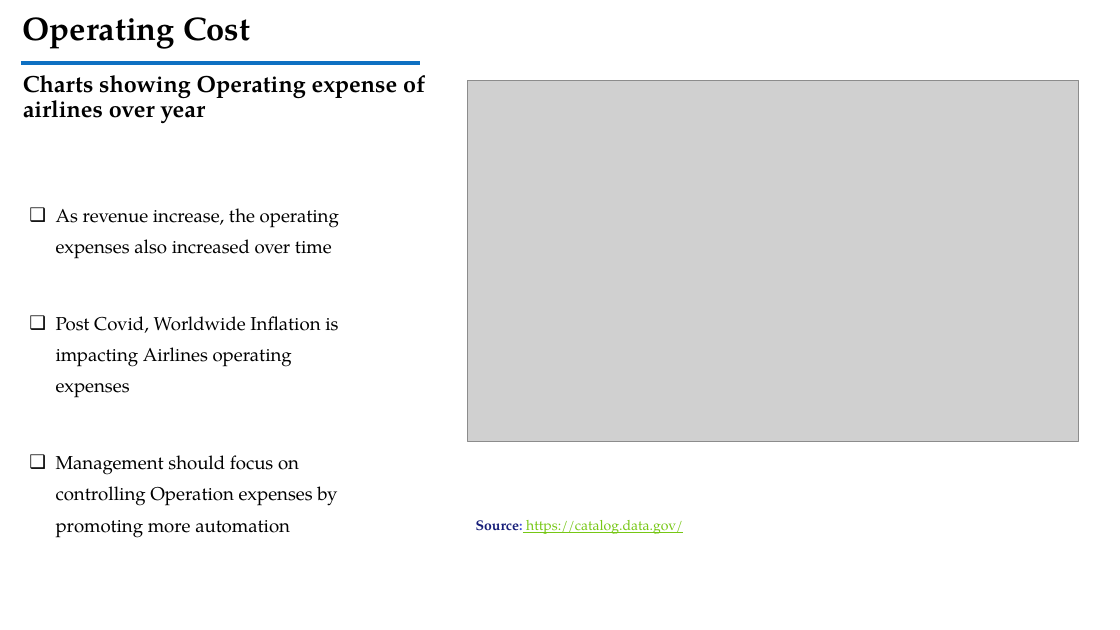
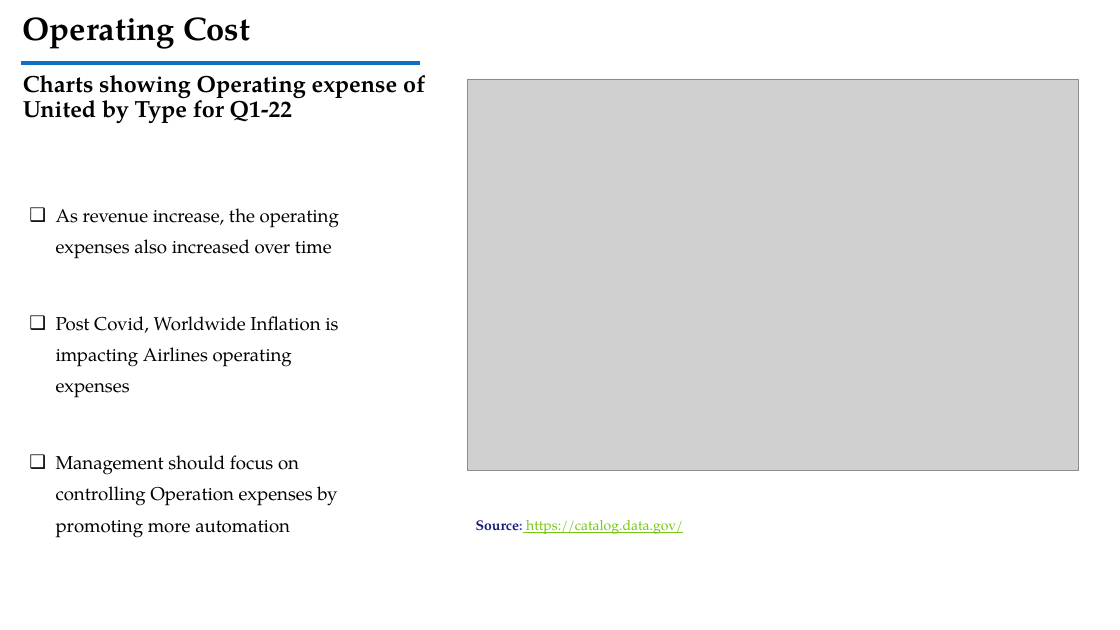
Before and after one commit to adisivam/dsc640, a slide deck: slide 9 of Term Project/Week 3&4/DSC640_KesavAdithya_Venkidusamy_Week3&4_Term_Project_Milestone2.pptx (slide 10 before the commit). Drawn at 1120x630 pixels with LibreOffice and Linux fonts; fonts in the diff are those of the drawing; grey boxes stand for pictures; background and template pictures are left out. Boxes give left, top, right and bottom in pixels: in the first picture for what was removed or moved away, otherwise in the second. Text is boxed around its words. In the diff, an @@ line names an element or a change of style, - is before the commit and + after.

```diff
--- a/Term Project/Week 3&4/DSC640_KesavAdithya_Venkidusamy_Week3&4_Term_Project_Milestone2.pptx
+++ b/Term Project/Week 3&4/DSC640_KesavAdithya_Venkidusamy_Week3&4_Term_Project_Milestone2.pptx
@@ text at bbox=[23, 17, 425, 124]: text changed @@
-Operating Cost
-Charts showing Operating expense of airlines over year
+Operating Cost
+Charts showing Operating expense of United by Type for Q1-22
@@ picture: place and size @@
-picture at bbox=[467, 81, 1079, 441]
+picture at bbox=[467, 79, 1078, 471]
```
Also in this commit, not shown: 1 other slide changed, 1 slide removed, 5 other files.
